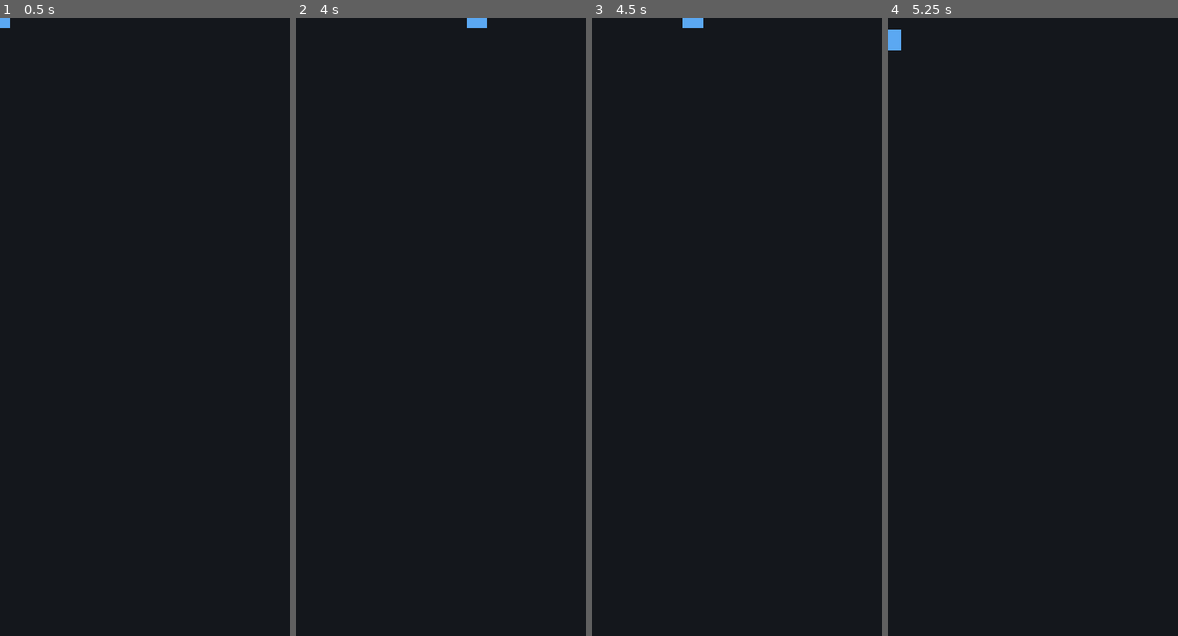
Above: before the commit, frames 1-4 (left to right).
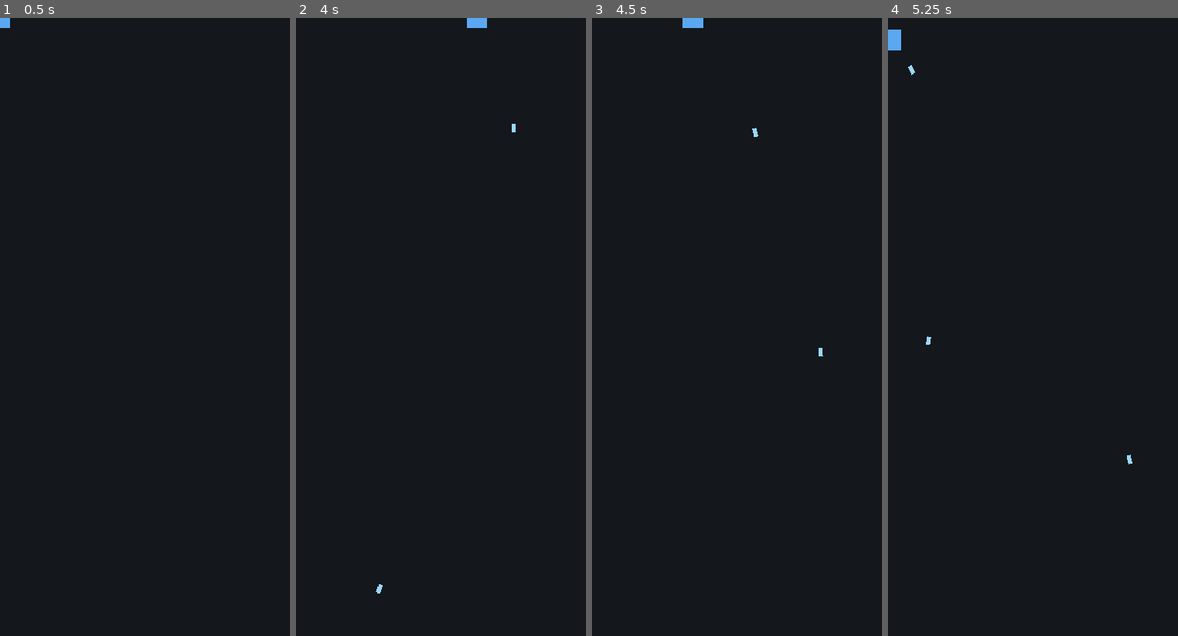
Above: after the commit, the same moments.

Repository: 0xkkun/seoul-challenge
Game: Godot game, scene res://scenes/player/player.tscn
Same seed, same stepped clock (60 frames per second), same inputs: the game is played once before the commit and once after it. This scene is started directly instead of the project's main scene.
Inputs (mouse positions are in pixels of both pictures, inside the frame that each line leads up to):
- Up to frame 1 (0.5 s): no input
- Up to frame 2 (4 s): tap Enter at 0.5 s; move the mouse to (504, 296) at 0.52 s; hold Right (ui_right) 0.53-1.28 s; click (504, 296) at 0.67 s; tap Space at 0.77, 1.52, 3.02, 3.77 s; move the mouse to (383, 357) at 1.27 s; hold Down (ui_down) 1.28-2.03 s; move the mouse to (470, 191) at 2.02 s; hold Right (ui_right) 2.03-2.78 s; move the mouse to (426, 450) at 2.77 s; hold Up (ui_up) 2.78-3.53 s; click (426, 450) at 2.92 s; move the mouse to (528, 419) at 3.52 s; hold Left (ui_left) from 3.53 s (still down)
- Up to frame 3 (4.5 s): keep holding Left (ui_left); tap Space at 4.25 s; move the mouse to (650, 234) at 4.27 s
- Up to frame 4 (5.25 s): tap Space at 4.52 s; move the mouse to (1047, 327) at 5.02 s; release Left (ui_left) at 5.03 s; hold Down (ui_down) from 5.03 s (still down); click (1047, 327) at 5.17 s

Frame 1 is identical in both runs. In frame 2, less than 0.1% of the frame differs, in the area x 27-76%, y 17-94%; in frame 3, less than 0.1%; in frame 4, less than 0.1%, in the area x 6-85%, y 7-73%.

Commit message:
[Interaction] 정화탄 투사체 + PoolManager 풀링 (#48)
* [Interaction] 정화탄 투사체 + PoolManager 풀링 추가 (#10)

Area2D 정화탄(직선 이동·수명·충돌 시 take_damage→풀 반환)을 PoolManager로 풀링.
ProjectileLauncher(플레이어 자식)가 fired 시그널을 받아 풀에서 스폰.
이동/수명 수학은 순수 함수로 단위 테스트, 풀 acquire/release/재사용 검증.

verify_quick: 정화탄 3건 PASS, 전체 게이트 통과. player.tscn headless 스모크 무에러.

Co-Authored-By: Claude Opus 4.8 (1M context) <noreply@anthropic.com>

* fix(projectile): ignore firing body so purify shots don't self-recycle

Codex 리뷰(#48, P1) 반영: 정화탄이 스폰 시 발사 플레이어와 겹쳐(muzzle 18 <
플레이어 14 + 탄 5) _on_hit 이 즉시 _release 하던 문제. 발사자를 탄에 전달해
무시하도록 수정. 프로젝트 전역 충돌 레이어 스킴은 다른 전투 PR 과의 충돌을
피하려 보류하고 스크립트 레벨에서 처리.

- purify_bullet.gd: _shooter 보관, is_blocking_hit() 술어 추가, _on_hit 이 발사자/null 무시
- projectile_launcher.gd: activate 에 발사자(get_parent()) 전달
- test_purify_bullet.gd: is_blocking_hit 검증 추가

verify_full 통과: unit 34 / integration 17 / functional 1.

Co-Authored-By: Claude Opus 4.8 (1M context) <noreply@anthropic.com>

---------

Co-authored-by: Claude Opus 4.8 (1M context) <noreply@anthropic.com>

Diff:
--- a/scenes/player/player.tscn
+++ b/scenes/player/player.tscn
@@ -1,6 +1,7 @@
-[gd_scene load_steps=3 format=3]
+[gd_scene load_steps=4 format=3]
 
 [ext_resource type="Script" path="res://scripts/player/player.gd" id="1_player"]
+[ext_resource type="Script" path="res://scripts/player/projectile_launcher.gd" id="2_launcher"]
 
 [sub_resource type="CircleShape2D" id="CircleShape2D_player"]
 radius = 14.0
@@ -14,3 +15,6 @@
 [node name="Placeholder" type="Polygon2D" parent="."]
 color = Color(0.36, 0.66, 0.95, 1)
 polygon = PackedVector2Array(-14, -14, 14, -14, 14, 14, -14, 14)
+
+[node name="ProjectileLauncher" type="Node" parent="."]
+script = ExtResource("2_launcher")
--- /dev/null
+++ b/scenes/projectiles/purify_bullet.tscn
@@ -0,0 +1,16 @@
+[gd_scene load_steps=3 format=3]
+
+[ext_resource type="Script" path="res://scripts/projectiles/purify_bullet.gd" id="1_bullet"]
+
+[sub_resource type="CircleShape2D" id="CircleShape2D_bullet"]
+radius = 5.0
+
+[node name="PurifyBullet" type="Area2D"]
+script = ExtResource("1_bullet")
+
+[node name="Collision" type="CollisionShape2D" parent="."]
+shape = SubResource("CircleShape2D_bullet")
+
+[node name="Placeholder" type="Polygon2D" parent="."]
+color = Color(0.6, 0.85, 1, 1)
+polygon = PackedVector2Array(-6, -3, 6, -3, 6, 3, -6, 3)
--- /dev/null
+++ b/scripts/player/projectile_launcher.gd
@@ -0,0 +1,31 @@
+extends Node
+## #10 정화탄 발사기 — 부모(플레이어)의 fired 시그널을 받아 풀에서 정화탄을 스폰한다.
+## 풀링/스폰 책임을 플레이어에서 분리한다(플레이어는 fired 만 방출).
+
+const BULLET_SCENE := preload("res://scenes/projectiles/purify_bullet.tscn")
+const POOL_ID := &"purify_bullet"
+
+@export var prewarm: int = 8
+
+
+func _ready() -> void:
+	PoolManager.register_scene(POOL_ID, BULLET_SCENE, prewarm, _spawn_parent())
+	var source := get_parent()
+	if source != null and source.has_signal("fired"):
+		source.connect("fired", _on_fired)
+
+
+func _on_fired(muzzle_position: Vector2, direction: Vector2) -> void:
+	var bullet := PoolManager.acquire(POOL_ID, _spawn_parent())
+	if bullet != null and bullet.has_method("activate"):
+		bullet.call("activate", muzzle_position, direction, get_parent())
+
+
+## 정화탄을 붙일 부모: 플레이어의 부모(월드) → 현재 씬 → self 순으로 폴백.
+func _spawn_parent() -> Node:
+	var player := get_parent()
+	if player != null and player.get_parent() != null:
+		return player.get_parent()
+	if is_inside_tree() and get_tree().current_scene != null:
+		return get_tree().current_scene
+	return self
--- /dev/null
+++ b/scripts/projectiles/purify_bullet.gd
@@ -0,0 +1,74 @@
+extends Area2D
+## #10 정화탄 — PoolManager 로 풀링되는 직선 투사체.
+##
+## ProjectileLauncher 가 플레이어의 fired 시그널을 받아 풀에서 꺼내 activate() 한다.
+## 이동/수명 수학은 순수 함수로 분리해 물리 없이 단위 테스트한다.
+## 자기 자신을 free() 하지 않고 PoolManager.release(self) 로 풀에 반환한다.
+
+@export var speed: float = 620.0      ## 이동 속도 (px/s)
+@export var lifetime: float = 1.2     ## 최대 수명 (s)
+@export var damage: int = 1           ## 적에게 주는 피해
+
+var _direction: Vector2 = Vector2.RIGHT
+var _life: float = 0.0
+var _shooter: Node = null
+
+
+func _ready() -> void:
+	area_entered.connect(_on_hit)
+	body_entered.connect(_on_hit)
+
+
+## 풀에서 꺼내 발사 지점/방향으로 활성화한다.
+func activate(spawn_position: Vector2, direction: Vector2, shooter: Node = null) -> void:
+	global_position = spawn_position
+	_direction = direction.normalized() if direction.length() > 0.001 else Vector2.RIGHT
+	rotation = _direction.angle()
+	_life = lifetime
+	_shooter = shooter
+
+
+func _physics_process(delta: float) -> void:
+	global_position = step_position(global_position, _direction, speed, delta)
+	_life = step_lifetime(_life, delta)
+	if is_expired(_life):
+		_release()
+
+
+# --- 순수 함수(테스트 대상) ---
+
+func step_position(pos: Vector2, direction: Vector2, spd: float, delta: float) -> Vector2:
+	return pos + direction * spd * delta
+
+
+func step_lifetime(life: float, delta: float) -> float:
+	return life - delta
+
+
+func is_expired(life: float) -> bool:
+	return life <= 0.0
+
+
+## 차단성 충돌 판정 — 발사자 자신/null 은 무시한다 (스폰 시 겹침으로 인한 자기 회수 방지).
+func is_blocking_hit(other: Node) -> bool:
+	return other != null and other != _shooter
+
+
+# --- 풀 훅 / 충돌 ---
+
+func reset_for_pool() -> void:
+	_life = 0.0
+	_direction = Vector2.RIGHT
+	_shooter = null
+
+
+func _on_hit(other: Node) -> void:
+	if not is_blocking_hit(other):
+		return
+	if other.has_method("take_damage"):
+		other.call("take_damage", damage)
+	call_deferred("_release")
+
+
+func _release() -> void:
+	PoolManager.release(self)
--- /dev/null
+++ b/tests/unit/test_purify_bullet.gd
@@ -0,0 +1,61 @@
+extends Node
+## #10 정화탄 — 순수 이동/수명 수학 + PoolManager 풀링 단위 테스트.
+
+const BULLET_SCENE := preload("res://scenes/projectiles/purify_bullet.tscn")
+const POOL_ID := &"test_purify_bullet"
+
+var _runner: Node
+
+
+func _set_runner(runner: Node) -> void:
+	_runner = runner
+
+
+func before_each() -> void:
+	PoolManager.clear_all()
+
+
+func after_each() -> void:
+	PoolManager.clear_all()
+
+
+func test_step_position_is_straight_line() -> void:
+	var b = BULLET_SCENE.instantiate()
+	var p: Vector2 = b.step_position(Vector2.ZERO, Vector2.RIGHT, 100.0, 0.5)
+	_runner.assert_true(is_equal_approx(p.x, 50.0), "직선 이동: x = speed*delta")
+	_runner.assert_true(is_equal_approx(p.y, 0.0), "수평 이동: y 불변")
+	b.free()
+
+
+func test_lifetime_expiry() -> void:
+	var b = BULLET_SCENE.instantiate()
+	_runner.assert_true(is_equal_approx(b.step_lifetime(1.0, 0.3), 0.7), "수명은 delta만큼 감소")
+	_runner.assert_true(b.is_expired(0.0), "0이면 만료")
+	_runner.assert_false(b.is_expired(0.5), "양수면 미만료")
+	b.free()
+
+
+func test_pool_acquire_release_reuse() -> void:
+	PoolManager.register_scene(POOL_ID, BULLET_SCENE, 0, self)
+	var first = PoolManager.acquire(POOL_ID, self)
+	_runner.assert_not_null(first, "acquire가 정화탄 인스턴스를 반환")
+	first.activate(Vector2(10.0, 0.0), Vector2.RIGHT)
+	_runner.assert_eq(PoolManager.get_active_count(POOL_ID), 1)
+	PoolManager.release(first)
+	_runner.assert_eq(PoolManager.get_active_count(POOL_ID), 0)
+	_runner.assert_eq(PoolManager.get_available_count(POOL_ID), 1)
+	var second = PoolManager.acquire(POOL_ID, self)
+	_runner.assert_true(first == second, "released 인스턴스를 재사용")
+
+
+func test_ignores_shooter() -> void:
+	var b = BULLET_SCENE.instantiate()
+	var shooter := Node.new()
+	b.activate(Vector2.ZERO, Vector2.RIGHT, shooter)
+	_runner.assert_false(b.is_blocking_hit(shooter), "발사자 충돌은 무시")
+	_runner.assert_false(b.is_blocking_hit(null), "null 충돌은 무시")
+	var other := Node.new()
+	_runner.assert_true(b.is_blocking_hit(other), "다른 노드는 차단성 충돌")
+	shooter.free()
+	other.free()
+	b.free()
Not shown, added: scripts/player/projectile_launcher.gd.uid
Not shown, added: scripts/projectiles/purify_bullet.gd.uid
Not shown, added: tests/unit/test_purify_bullet.gd.uid
